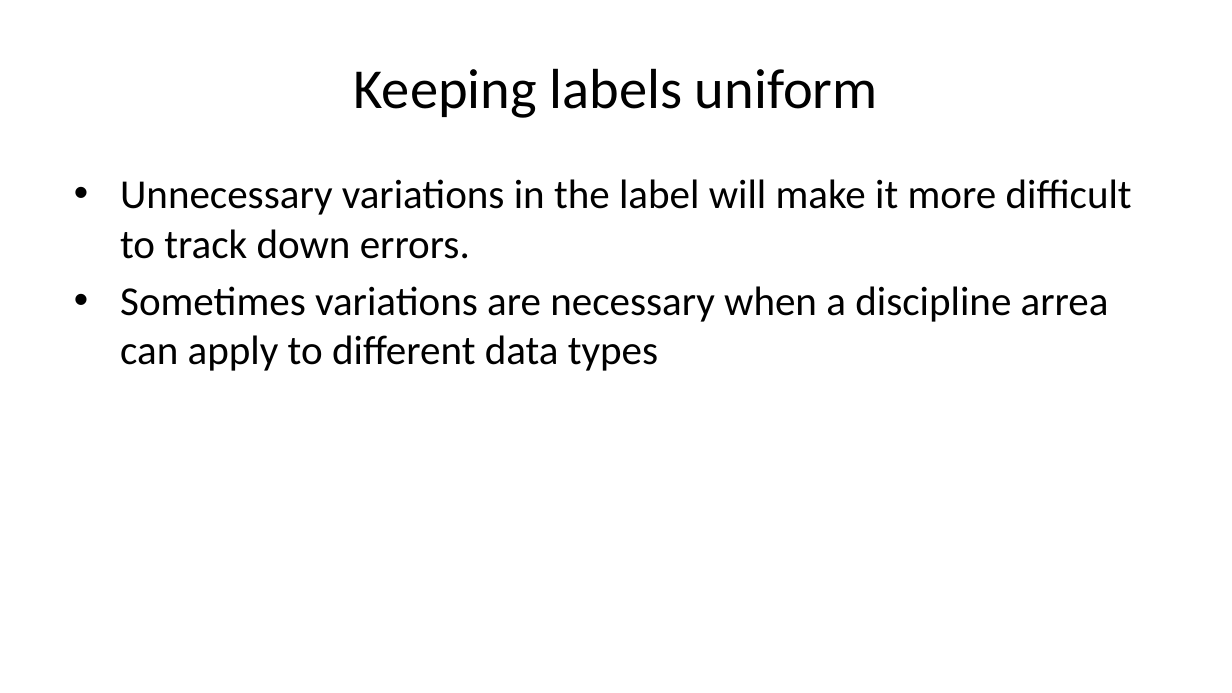
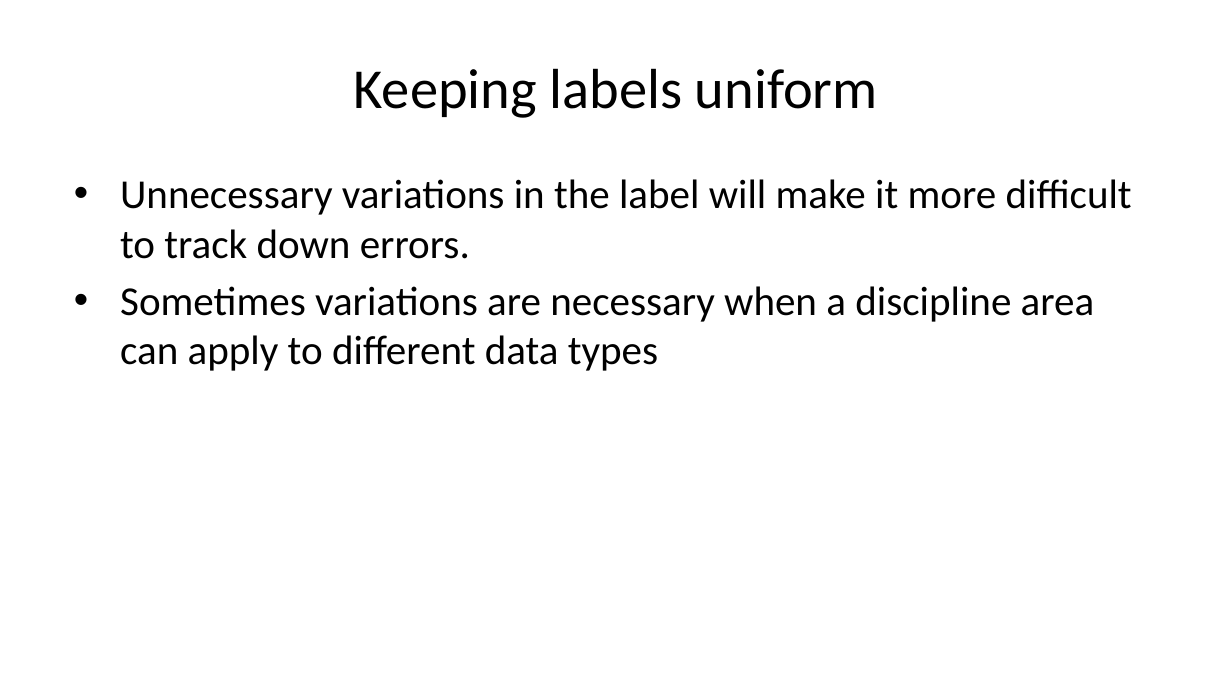
Before and after one commit to sbn-psi/dmsp, a slide deck: slide 11 of LDDTesting/stone-LDDTestingPrinciples.pptx (slide 10 before the commit). Drawn at 1232x693 pixels with LibreOffice and Linux fonts; fonts in the diff are those of the drawing. Boxes give left, top, right and bottom in pixels: in the first picture for what was removed or moved away, otherwise in the second. Text is boxed around its words. In the diff, an @@ line names an element or a change of style, - is before the commit and + after.

Commit message:
Some additions
* Added more rationale for invalid label tests
* Added text about minimizing the non-tested portions of labels
* Added benefits to generating tests from templates

```diff
--- a/LDDTesting/stone-LDDTestingPrinciples.pptx
+++ b/LDDTesting/stone-LDDTestingPrinciples.pptx
@@ text at [120,286,1094,371]: text changed @@
-• Sometimes variations are necessary when a discipline arrea can apply to different data types
+• Sometimes variations are necessary when a discipline area can apply to different data types
```
Also in this commit, not shown: 4 other slides changed, 2 slides added, 1 other file.
